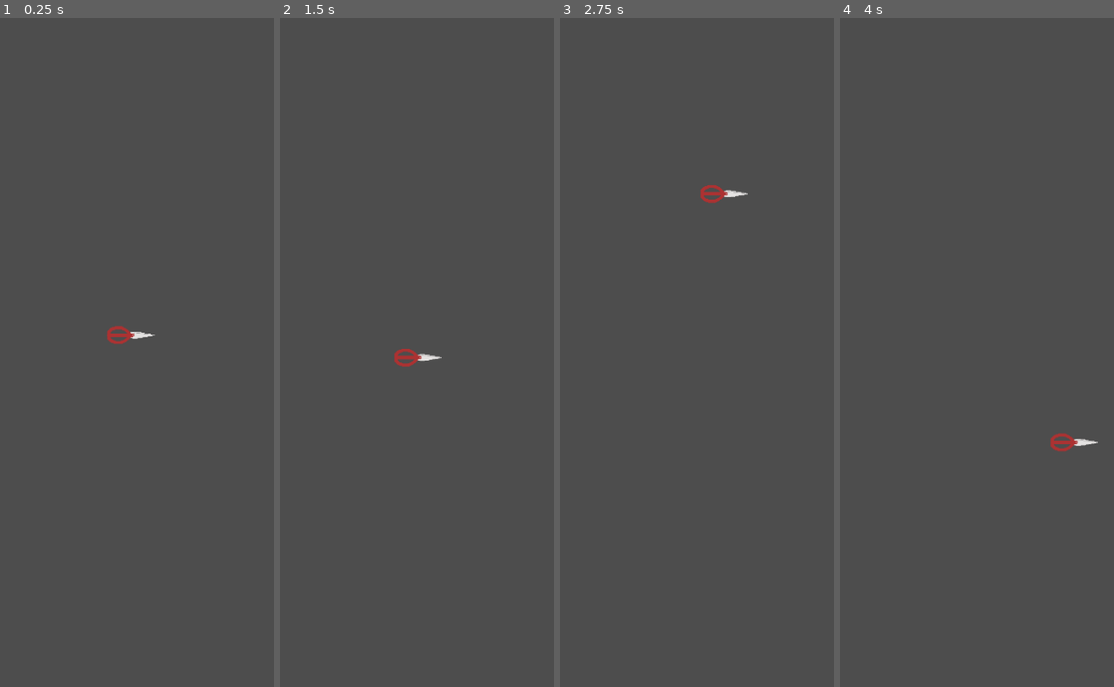
Above: before the commit, frames 1-4 (left to right).
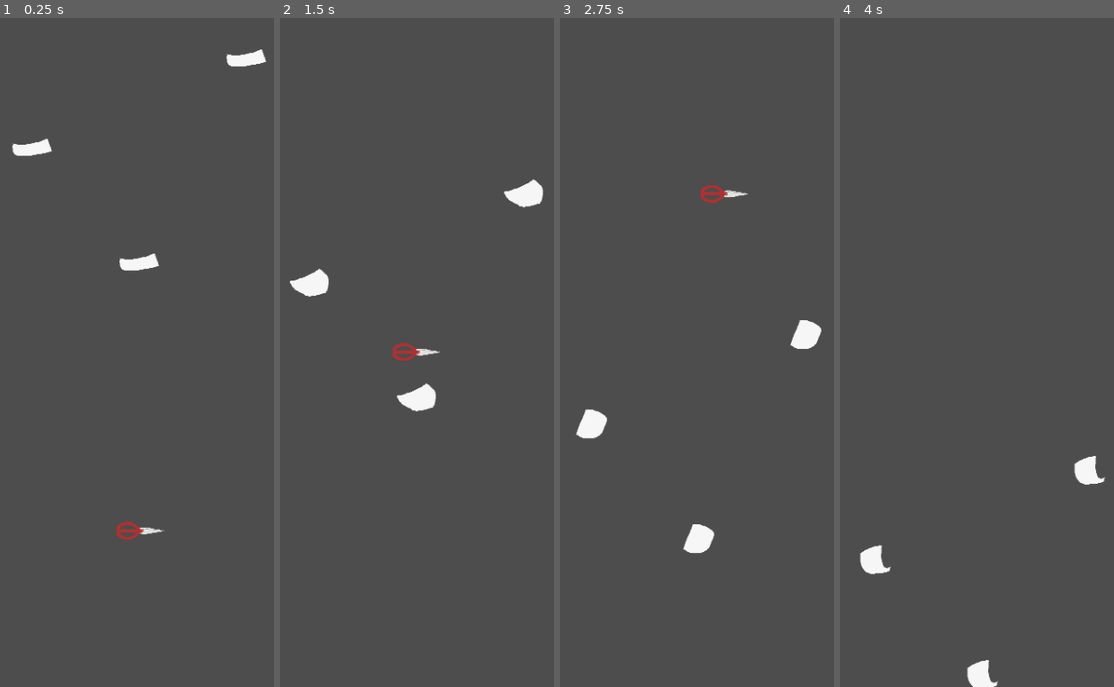
Above: after the commit, the same moments.

Repository: YongHyun-Yi/onebuttonjam
Game: Godot game, scene res://main.tscn
Same seed, same stepped clock (60 frames per second), same inputs: the game is played once before the commit and once after it.
Inputs (mouse positions are in pixels of both pictures, inside the frame that each line leads up to):
- Up to frame 1 (0.25 s): no input
- Up to frame 2 (1.5 s): move the mouse to (485, 292) at 0.52 s; click (485, 292) at 0.67 s; move the mouse to (345, 365) at 1.27 s; click (345, 365) at 1.42 s
- Up to frame 3 (2.75 s): move the mouse to (727, 171) at 2.02 s; click (727, 171) at 2.17 s
- Up to frame 4 (4 s): move the mouse to (957, 472) at 2.77 s; click (957, 472) at 2.92 s; move the mouse to (1072, 432) at 3.52 s; click (1072, 432) at 3.67 s

The runs differ from the first frame. In frame 1, 1.2% of the frame differs, in the area x 4-98%, y 4-78%; in frame 2, 1.5%, in the area x 3-97%, y 24-59%; in frame 3, 1.1%; in frame 4, 1.2%.

Commit message:
test main scene

Diff:
--- a/main.tscn
+++ b/main.tscn
@@ -1,9 +1,19 @@
-[gd_scene load_steps=2 format=3 uid="uid://dp4nqud5hjs4"]
+[gd_scene load_steps=3 format=3 uid="uid://dp4nqud5hjs4"]
 
+[ext_resource type="PackedScene" uid="uid://uudw06qumf5x" path="res://paper/paper.tscn" id="2_yfw2q"]
 [ext_resource type="PackedScene" uid="uid://bvy8a4x0u8kks" path="res://scissors/scissors.tscn" id="6_6o4hs"]
 
 [node name="Main" type="Node2D"]
 process_mode = 3
 
 [node name="Scissors" parent="." instance=ExtResource("6_6o4hs")]
-position = Vector2(196, 412)
+position = Vector2(207, 644)
+
+[node name="Paper" parent="." instance=ExtResource("2_yfw2q")]
+position = Vector2(79, 187)
+
+[node name="Paper2" parent="." instance=ExtResource("2_yfw2q")]
+position = Vector2(206, 323)
+
+[node name="Paper3" parent="." instance=ExtResource("2_yfw2q")]
+position = Vector2(333, 81)
